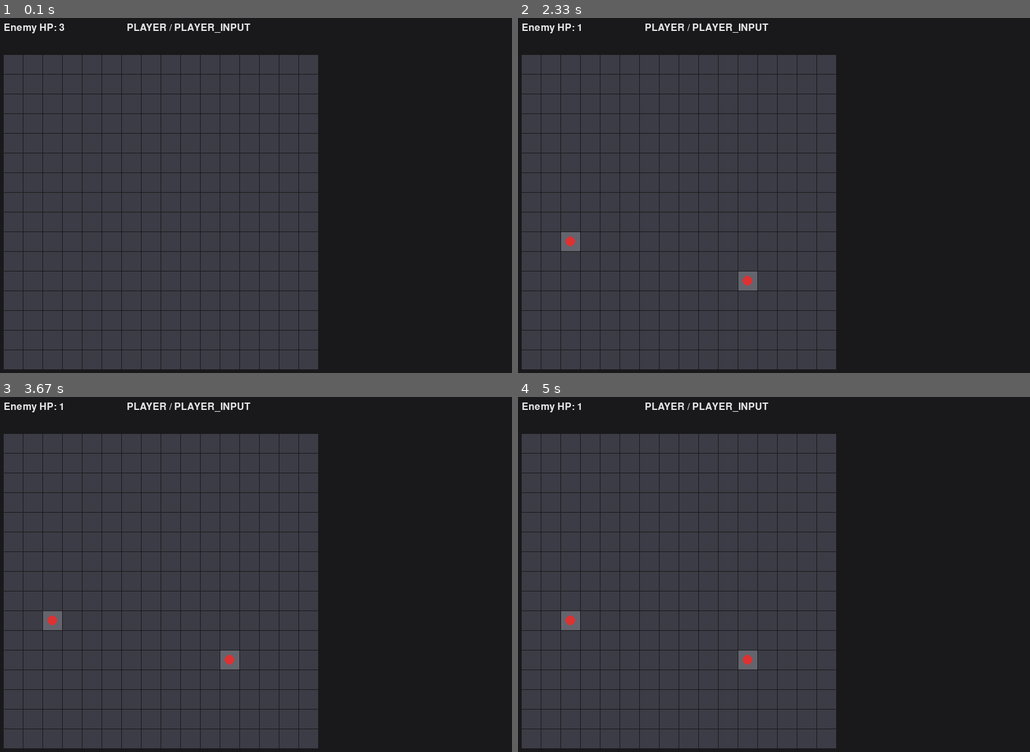
Above: before the commit, frames 1-4 (two rows, left to right).
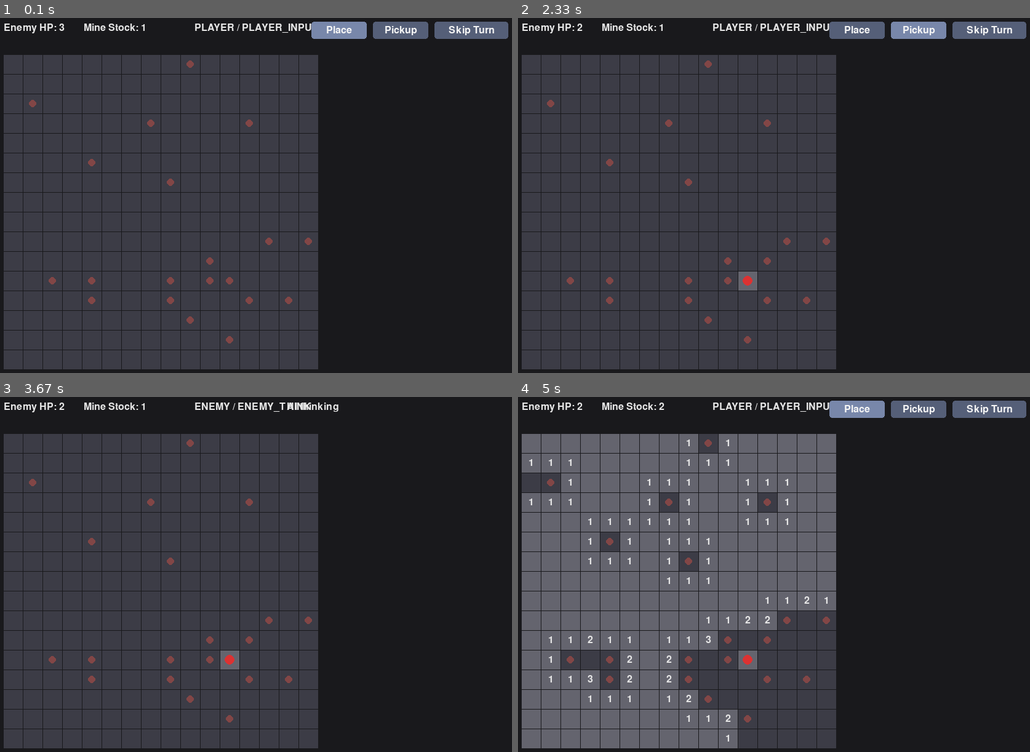
Above: after the commit, the same moments.

Repository: johnstonj22/Reverse-Minesweeper
Game: pygame game, started from main.py
Same seed, same stepped clock (60 frames per second), same inputs: the game is played once before the commit and once after it.
Inputs (mouse positions are in pixels of both pictures, inside the frame that each line leads up to):
- Up to frame 1 (0.1 s): no input
- Up to frame 2 (2.33 s): click (774, 252) at 0.38 s; click (917, 28) at 1.72 s, where only the run after the commit has a clickable "Pickup"; click (804, 89) at 2.05 s
- Up to frame 3 (3.67 s): click (471, 407) at 3.38 s, where only the run after the commit has a clickable "Skip Turn"
- Up to frame 4 (5 s): click (855, 407) at 4.72 s, where only the run after the commit has a clickable "Place"

The runs differ from the first frame. In frame 1, 2.7% of the frame differs, in the area x 5-100%, y 1-92%; in frame 2, 2.9%; in frame 3, 1.2%; in frame 4, 43%, in the area x 0-100%, y 1-99%.

Commit message:
fixed bugs and added more mine placement functionality

Diff:
--- a/core/board.py
+++ b/core/board.py
@@ -68,7 +68,7 @@
         REVEALED, non-mine neighbor tiles (+1 each). Returns True if placed, False otherwise.
 
         Rules:
-        - p must be in-bounds, HIDDEN, and not already a mine.
+        - p must be in-bounds, unrevealed (HIDDEN or FLAGGED), and not already a mine.
         - (Optional) respect state.total_mines_target if set.
         - We do NOT reveal anything here; just mutate the truth (state.mines) and neighbor numbers.
         """
@@ -77,7 +77,7 @@
             return False
 
         cell = state.grid[p[0]][p[1]]
-        if cell.state != CellState.HIDDEN:
+        if cell.state == CellState.REVEALED:
             return False
         if p in state.mines:
             return False
@@ -102,3 +102,30 @@
             # HIDDEN or FLAGGED neighbors hold no visible number → nothing to change now
 
         return True
+
+    def pickup_mine_and_update_numbers(self, state: GameState, p: Pos) -> bool:
+        """
+        Remove a mine from an unrevealed tile and update numbers on all
+        REVEALED, non-mine neighbor tiles (-1 each). Returns True if removed.
+
+        Rules:
+        - p must be in-bounds, unrevealed, and currently contain a mine.
+        - Does NOT modify mine stock.
+        """
+        if not self.is_in_bounds(state, p):
+            return False
+
+        cell = state.grid[p[0]][p[1]]
+        if cell.state == CellState.REVEALED:
+            return False
+        if p not in state.mines:
+            return False
+
+        state.mines.remove(p)
+
+        for nb in self.neighbors(state, p):
+            nb_cell = state.grid[nb[0]][nb[1]]
+            if nb_cell.state == CellState.REVEALED and nb_cell.number >= 0:
+                nb_cell.number -= 1
+
+        return True
--- a/core/config.py
+++ b/core/config.py
@@ -1,7 +1,7 @@
 # core/config.py
 BOARD_W = 16
 BOARD_H = 16
-INITIAL_MINES = 40           # randomized baseline
+INITIAL_MINES = 20           # randomized baseline
 TOTAL_MINES_TARGET = None    # or an int if you want fixed total mines
 DAMAGE_PER_MINE = 1
 AI_DIFFICULTY = "medium"     # "easy" | "medium" | "hard"
--- a/core/generator.py
+++ b/core/generator.py
@@ -14,7 +14,7 @@
     return GameState(
         width=BOARD_W, height=BOARD_H,
         grid=grid, mines=mines, revealed=set(), flags=set(),
-        enemy_hp=3, enemy_max_hp=3,
+        enemy_hp=3, enemy_max_hp=3, mine_stock=1, player_action_mode="PLACE",
         total_mines_target=TOTAL_MINES_TARGET,
         turn=Turn.PLAYER, phase=Phase.PLAYER_INPUT, outcome=Outcome.ONGOING,
         rng_seed=seed
--- a/core/save.py
+++ b/core/save.py
@@ -10,6 +10,8 @@
         "revealed": list(state.revealed),
         "flags": list(state.flags),
         "enemy_hp": state.enemy_hp, "enemy_max_hp": state.enemy_max_hp,
+        "mine_stock": state.mine_stock,
+        "player_action_mode": state.player_action_mode,
         "total_mines_target": state.total_mines_target,
         "turn": state.turn.name, "phase": state.phase.name, "outcome": state.outcome.name,
         "rng_seed": state.rng_seed, "version": state.version,
@@ -28,6 +30,8 @@
         revealed=set(map(tuple, d["revealed"])),
         flags=set(map(tuple, d["flags"])),
         enemy_hp=d["enemy_hp"], enemy_max_hp=d["enemy_max_hp"],
+        mine_stock=d.get("mine_stock", 1),
+        player_action_mode=d.get("player_action_mode", "PLACE"),
         total_mines_target=d["total_mines_target"],
         turn=Turn[d["turn"]], phase=Phase[d["phase"]], outcome=Outcome[d["outcome"]],
         rng_seed=d["rng_seed"], version=d.get("version",1)
--- a/core/solver.py
+++ b/core/solver.py
@@ -12,11 +12,21 @@
     return [nb for nb in board.neighbors(state, p)
             if state.grid[nb[0]][nb[1]].state == CellState.HIDDEN]
 
+def _unrevealed_neighbors(state: GameState, p: Pos, board: Board) -> list[Pos]:
+    return [nb for nb in board.neighbors(state, p)
+            if state.grid[nb[0]][nb[1]].state != CellState.REVEALED]
+
 def _flag_cell(state: GameState, q: Pos) -> None:
     state.flags.add(q)
     cell = state.grid[q[0]][q[1]]
     if cell.state == CellState.HIDDEN:
         cell.state = CellState.FLAGGED
+
+def _unflag_cell(state: GameState, q: Pos) -> None:
+    state.flags.discard(q)
+    cell = state.grid[q[0]][q[1]]
+    if cell.state == CellState.FLAGGED:
+        cell.state = CellState.HIDDEN
 
 def deduce_and_move_from_sweep(state: GameState) -> Optional[Move]:
     """
@@ -37,24 +47,29 @@
     prob: Dict[Pos, float] = {}
 
     for pos, number, hidden, flagged, revealed_mines in info:
-        remaining = number - (flagged + revealed_mines)
-        if remaining < 0 or remaining > hidden:
+        unrevealed_nbs = _unrevealed_neighbors(state, pos, board)
+        hidden_nbs = _hidden_neighbors(state, pos, board)
+        if not unrevealed_nbs:
+            continue
+
+        # Remaining mines to place around this clue are based only on known revealed mines.
+        # Flags are treated as provisional and may be removed later if contradicted.
+        remaining = number - revealed_mines
+        if remaining < 0 or remaining > len(unrevealed_nbs):
             # inconsistent clue; skip defensively
             continue
 
-        hidden_nbs = _hidden_neighbors(state, pos, board)
-
         # Deductions
         if remaining == 0:
-            for q in hidden_nbs:
+            for q in unrevealed_nbs:
                 guaranteed_safe.add(q)
-        elif remaining == hidden:
-            for q in hidden_nbs:
+        elif remaining == len(unrevealed_nbs):
+            for q in unrevealed_nbs:
                 guaranteed_mines.add(q)
 
         # Local probability for non-deductive cases
-        if 0 < remaining < hidden:
-            local_p = remaining / hidden
+        if 0 < remaining < len(unrevealed_nbs):
+            local_p = remaining / len(unrevealed_nbs)
             for q in hidden_nbs:
                 if state.grid[q[0]][q[1]].state == CellState.FLAGGED:
                     continue
@@ -66,6 +81,11 @@
     # Apply guaranteed flags first
     for q in guaranteed_mines:
         _flag_cell(state, q)
+
+    # Remove flags that are now logically guaranteed safe.
+    for q in guaranteed_safe:
+        if state.grid[q[0]][q[1]].state == CellState.FLAGGED:
+            _unflag_cell(state, q)
 
     # Reveal a guaranteed-safe tile if we have any
     safe_list = [q for q in guaranteed_safe if state.grid[q[0]][q[1]].state == CellState.HIDDEN]
--- a/core/sweep_board.py
+++ b/core/sweep_board.py
@@ -29,15 +29,13 @@
 
                 if nb_cell.state == CellState.HIDDEN:
                     hidden += 1
-                    # (We treat "flags" separately; if you maintain state.flags,
-                    #  you can count them here instead of by CellState.)
-                    if nb in state.flags:
-                        flagged += 1
                 elif nb_cell.state == CellState.FLAGGED:
                     flagged += 1
                 elif nb_cell.state == CellState.REVEALED and nb_cell.number == -1:
                     revealed_mines += 1
 
-            if hidden > 0:
+            # Keep clues that still have any unrevealed neighbors (hidden or flagged).
+            # This allows solver logic to revisit and remove stale flags when needed.
+            if (hidden + flagged) > 0:
                 out.append((p, cell.number, hidden, flagged, revealed_mines))
     return out
--- a/core/turn_manager.py
+++ b/core/turn_manager.py
@@ -16,11 +16,37 @@
 def step(state: GameState, intent: dict | None = None) -> GameState:
     # --- PLAYER INPUT ---
     if state.phase == Phase.PLAYER_INPUT:
+        if intent and intent.get("type") == "SET_ACTION_MODE":
+            mode = intent.get("mode")
+            if mode in ("PLACE", "PICKUP"):
+                state.player_action_mode = mode
+
+        # No mines left to place -> enemy turn starts immediately.
+        if state.mine_stock <= 0:
+            state.turn = Turn.ENEMY
+            state.phase = Phase.ENEMY_THINK
+            return state
+
         if intent and intent.get("type") == "PLACE_MINE":
             pos = intent["pos"]
-            placed = _board.place_mine_and_update_numbers(state, pos)
-            # move to enemy turn only if placement succeeded
-            state.phase = Phase.ENEMY_THINK if placed else Phase.PLAYER_INPUT
+            placed = _board.place_mine_and_update_numbers(state, pos) if state.mine_stock > 0 else False
+            if placed:
+                state.mine_stock -= 1
+                # Keep player turn while mines remain; otherwise hand to enemy.
+                if state.mine_stock <= 0:
+                    state.turn = Turn.ENEMY
+                    state.phase = Phase.ENEMY_THINK
+                else:
+                    state.turn = Turn.PLAYER
+                    state.phase = Phase.PLAYER_INPUT
+        elif intent and intent.get("type") == "PICKUP_MINE":
+            pos = intent["pos"]
+            _board.pickup_mine_and_update_numbers(state, pos)
+            state.turn = Turn.PLAYER
+            state.phase = Phase.PLAYER_INPUT
+        elif intent and intent.get("type") == "SKIP_TURN":
+            state.turn = Turn.ENEMY
+            state.phase = Phase.ENEMY_THINK
         return state
 
     # --- ENEMY THINK ---
@@ -46,6 +72,7 @@
             state.phase = Phase.GAME_OVER
         else:
             # Next turn: back to player
+            state.mine_stock += 1
             state.turn = Turn.PLAYER
             state.phase = Phase.PLAYER_INPUT
         return state
--- a/core/types.py
+++ b/core/types.py
@@ -55,6 +55,8 @@
     flags: Set[Pos]
     enemy_hp: int
     enemy_max_hp: int
+    mine_stock: int
+    player_action_mode: str  # "PLACE" | "PICKUP"
     total_mines_target: Optional[int]
     turn: Turn
     phase: Phase
--- /dev/null
+++ b/temp.py
@@ -0,0 +1,5 @@
+folders = ['1','2','3']
+folders2 = []
+for num in folders:
+    folders2.append(int(num))
+print(folders2)
--- a/ui_pygame/app.py
+++ b/ui_pygame/app.py
@@ -15,6 +15,8 @@
     from ui_pygame.view import draw
 
     state = new_game()
+    enemy_move_delay_ms = 1000
+    enemy_think_ready_at = None
     running = True
     while running:
         events = pygame.event.get()
@@ -22,17 +24,30 @@
         if intent and intent.get("type") == "QUIT":
             running = False
         else:
-            state = step(state, intent)
+            now = pygame.time.get_ticks()
+            prev_phase = state.phase
+            should_advance = True
+
+            # Pause briefly so AI does not reveal instantly after player input.
+            if state.phase == Phase.ENEMY_THINK:
+                if enemy_think_ready_at is None:
+                    enemy_think_ready_at = now + enemy_move_delay_ms
+                if now < enemy_think_ready_at:
+                    should_advance = False
+
+            if should_advance:
+                state = step(state, intent)
+
+                # Start delay when entering enemy think; clear once it moves on.
+                if prev_phase != Phase.ENEMY_THINK and state.phase == Phase.ENEMY_THINK:
+                    enemy_think_ready_at = pygame.time.get_ticks() + enemy_move_delay_ms
+                elif prev_phase == Phase.ENEMY_THINK and state.phase != Phase.ENEMY_THINK:
+                    enemy_think_ready_at = None
 
         draw(screen, state, font)
         pygame.display.flip()
         clock.tick(60)
 
-        if state.phase == Phase.GAME_OVER:
-            # simple pause to show result
-            pygame.time.wait(1200)
-            running = False
-
     pygame.quit()
 
 if __name__ == "__main__":
--- a/ui_pygame/input.py
+++ b/ui_pygame/input.py
@@ -1,6 +1,17 @@
 # ui_pygame/input.py
 import pygame
 from core.types import *
+from core.config import MARGIN
+
+SKIP_BTN_X = MARGIN + 700
+SKIP_BTN_Y = MARGIN - 2
+SKIP_BTN_W = 120
+SKIP_BTN_H = 28
+PLACE_BTN_X = MARGIN + 500
+PICKUP_BTN_X = MARGIN + 600
+MODE_BTN_Y = MARGIN - 2
+MODE_BTN_W = 90
+MODE_BTN_H = 28
 
 def grid_click_from_mouse(mx, my, top_left, tile_size, rows, cols):
     ox, oy = top_left
@@ -18,7 +29,20 @@
         if e.type == pygame.KEYDOWN and e.key == pygame.K_ESCAPE:
             return {"type":"QUIT"}
         if state.phase == Phase.PLAYER_INPUT and e.type == pygame.MOUSEBUTTONDOWN and e.button == 1:
+            place_rect = pygame.Rect(PLACE_BTN_X, MODE_BTN_Y, MODE_BTN_W, MODE_BTN_H)
+            pickup_rect = pygame.Rect(PICKUP_BTN_X, MODE_BTN_Y, MODE_BTN_W, MODE_BTN_H)
+            if place_rect.collidepoint(e.pos):
+                return {"type":"SET_ACTION_MODE", "mode": "PLACE"}
+            if pickup_rect.collidepoint(e.pos):
+                return {"type":"SET_ACTION_MODE", "mode": "PICKUP"}
+
+            if state.mine_stock > 0:
+                skip_rect = pygame.Rect(SKIP_BTN_X, SKIP_BTN_Y, SKIP_BTN_W, SKIP_BTN_H)
+                if skip_rect.collidepoint(e.pos):
+                    return {"type":"SKIP_TURN"}
             pos = grid_click_from_mouse(e.pos[0], e.pos[1], (8,60), 32, state.height, state.width)
             if pos is not None:
+                if state.player_action_mode == "PICKUP":
+                    return {"type":"PICKUP_MINE", "pos": pos}
                 return {"type":"PLACE_MINE", "pos": pos}
     return None
--- a/ui_pygame/view.py
+++ b/ui_pygame/view.py
@@ -7,6 +7,12 @@
 COL_GRID = (60, 60, 70)
 COL_TEXT = (230,230,230)
 COL_HP   = (200,60,60)
+COL_MINE_FADED = (130, 70, 70)
+COL_MINE_HIT = (220, 50, 50)
+COL_FLAG = (255, 200, 90)
+COL_BTN = (85, 95, 120)
+COL_BTN_TEXT = (245, 245, 245)
+COL_BTN_ACTIVE = (120, 135, 170)
 
 def draw(screen: pygame.Surface, state: GameState, font: pygame.font.Font):
     screen.fill(COL_BG)
@@ -20,11 +26,30 @@
             cell = state.grid[r][c]
             if cell.state == CellState.HIDDEN:
                 pygame.draw.rect(screen, COL_GRID, rect)
+                # Show player-placed mines as faded markers until the AI reveals them.
+                if (r, c) in state.mines:
+                    pygame.draw.circle(screen, COL_MINE_FADED, rect.center, TILE_SIZE//5)
+            elif cell.state == CellState.FLAGGED:
+                pygame.draw.rect(screen, COL_GRID, rect)
+                # If a mine exists under a flag, keep it subtle until AI reveals it.
+                if (r, c) in state.mines:
+                    pygame.draw.circle(screen, COL_MINE_FADED, rect.center, TILE_SIZE//6)
+                # AI-marked flag so deductions are visible to the player.
+                pole_x = rect.left + TILE_SIZE // 3
+                pole_top = rect.top + TILE_SIZE // 5
+                pole_bottom = rect.bottom - TILE_SIZE // 5
+                pygame.draw.line(screen, COL_TEXT, (pole_x, pole_top), (pole_x, pole_bottom), 2)
+                flag_pts = [
+                    (pole_x, pole_top),
+                    (pole_x + TILE_SIZE // 3, pole_top + TILE_SIZE // 7),
+                    (pole_x, pole_top + TILE_SIZE // 3),
+                ]
+                pygame.draw.polygon(screen, COL_FLAG, flag_pts)
             else:
                 pygame.draw.rect(screen, (100,100,110), rect)
                 if cell.number == -1:
-                    # mine (revealed)
-                    pygame.draw.circle(screen, (220,50,50), rect.center, TILE_SIZE//4)
+                    # Mine hit/revealed by AI.
+                    pygame.draw.circle(screen, COL_MINE_HIT, rect.center, TILE_SIZE//4)
                 elif cell.number > 0:
                     txt = font.render(str(cell.number), True, COL_TEXT)
                     screen.blit(txt, txt.get_rect(center=rect.center))
@@ -33,6 +58,35 @@
     hp_text = font.render(f"Enemy HP: {state.enemy_hp}", True, COL_TEXT)
     screen.blit(hp_text, (MARGIN, MARGIN))
 
+    stock_text = font.render(f"Mine Stock: {state.mine_stock}", True, COL_TEXT)
+    screen.blit(stock_text, (MARGIN + 130, MARGIN))
+
     # Phase/Turn
     phase_text = font.render(f"{state.turn.name} / {state.phase.name}", True, COL_TEXT)
-    screen.blit(phase_text, (MARGIN + 200, MARGIN))
+    screen.blit(phase_text, (MARGIN + 310, MARGIN))
+
+    # Player action mode controls.
+    if state.phase == Phase.PLAYER_INPUT:
+        place_rect = pygame.Rect(MARGIN + 500, MARGIN - 2, 90, 28)
+        pickup_rect = pygame.Rect(MARGIN + 600, MARGIN - 2, 90, 28)
+        place_col = COL_BTN_ACTIVE if state.player_action_mode == "PLACE" else COL_BTN
+        pickup_col = COL_BTN_ACTIVE if state.player_action_mode == "PICKUP" else COL_BTN
+        pygame.draw.rect(screen, place_col, place_rect, border_radius=4)
+        pygame.draw.rect(screen, pickup_col, pickup_rect, border_radius=4)
+        place_label = font.render("Place", True, COL_BTN_TEXT)
+        pickup_label = font.render("Pickup", True, COL_BTN_TEXT)
+        screen.blit(place_label, place_label.get_rect(center=place_rect.center))
+        screen.blit(pickup_label, pickup_label.get_rect(center=pickup_rect.center))
+
+    # Skip turn control (only useful when player can still act).
+    if state.phase == Phase.PLAYER_INPUT and state.mine_stock > 0:
+        btn_rect = pygame.Rect(MARGIN + 700, MARGIN - 2, 120, 28)
+        pygame.draw.rect(screen, COL_BTN, btn_rect, border_radius=4)
+        label = font.render("Skip Turn", True, COL_BTN_TEXT)
+        screen.blit(label, label.get_rect(center=btn_rect.center))
+
+    # Show AI "thinking" feedback during the intentional delay.
+    if state.phase == Phase.ENEMY_THINK:
+        dots = "." * ((pygame.time.get_ticks() // 300) % 4)
+        think_text = font.render(f"AI thinking{dots}", True, COL_TEXT)
+        screen.blit(think_text, (MARGIN + 460, MARGIN))
